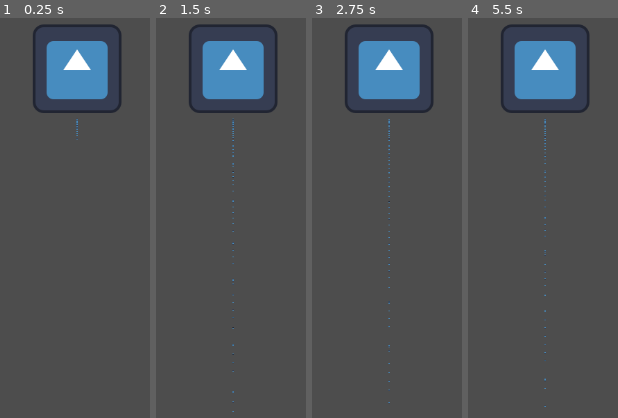
Above: before the commit, frames 1-4 (left to right).
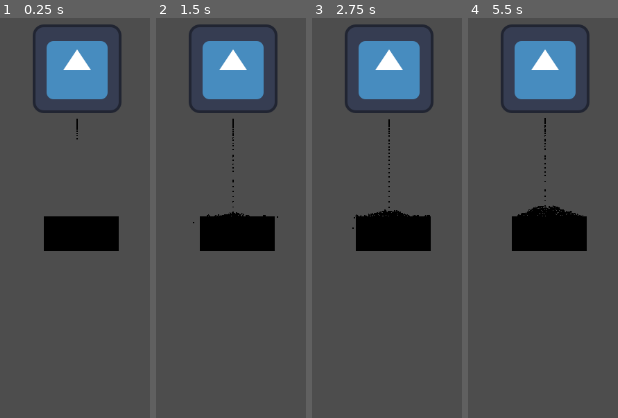
Above: after the commit, the same moments.

Repository: Kegak/WindSimulation_Team15
Game: Godot game, scene res://wind_generator.tscn
The game is run twice, just before and just after one commit, with the same random seed, the same clock (stepped at 60 frames per second) and the same inputs. The engine's default icon, where the game draws it, is replaced by a stand-in: a white triangle on a blue panel in a dark square.
Inputs:
- Up to frame 1 (0.25 s): no input
- Up to frame 2 (1.5 s): tap Enter at 0.5 s; tap Space at 1.25 s
- Up to frame 3 (2.75 s): tap Enter at 2 s
- Up to frame 4 (5.5 s): tap Space at 2.75 s; tap Enter at 4.25 s

The runs differ from the first frame. In frame 1, 4.4% of the frame differs, in the area x 29-80%, y 25-59%; in frame 2, 4.7%; in frame 3, 4.9%; in frame 4, 5.3%, in the area x 29-80%, y 25-98%.

Commit message:
additions
added a rectangle with collision and changed the particle sprite

Diff:
--- /dev/null
+++ b/rectange to collide.tscn
@@ -0,0 +1,16 @@
+[gd_scene load_steps=3 format=3 uid="uid://doub4togmlfpg"]
+
+[ext_resource type="Texture2D" uid="uid://cgu64qr4ic7k0" path="res://rectangle.png" id="1_7u4we"]
+
+[sub_resource type="RectangleShape2D" id="RectangleShape2D_jucq1"]
+size = Vector2(108, 50)
+
+[node name="RigidBody2D" type="RigidBody2D"]
+
+[node name="Sprite2D" type="Sprite2D" parent="."]
+position = Vector2(1.90735e-06, 0)
+scale = Vector2(0.212675, 0.219697)
+texture = ExtResource("1_7u4we")
+
+[node name="CollisionShape2D" type="CollisionShape2D" parent="."]
+shape = SubResource("RectangleShape2D_jucq1")
--- a/wind_generator.tscn
+++ b/wind_generator.tscn
@@ -1,7 +1,8 @@
-[gd_scene load_steps=3 format=3 uid="uid://d1qkekq6jgf4c"]
+[gd_scene load_steps=4 format=3 uid="uid://d1qkekq6jgf4c"]
 
 [ext_resource type="Texture2D" uid="uid://cv0nvbe4p112d" path="res://icon.svg" id="1_ppqta"]
 [ext_resource type="Script" path="res://wind_generator.gd" id="1_yu8vt"]
+[ext_resource type="PackedScene" uid="uid://doub4togmlfpg" path="res://rectange to collide.tscn" id="3_b2l6a"]
 
 [node name="WindGenerator" type="Area2D"]
 
@@ -9,3 +10,8 @@
 position = Vector2(512, 144)
 texture = ExtResource("1_ppqta")
 script = ExtResource("1_yu8vt")
+
+[node name="RigidBody2D" parent="." instance=ExtResource("3_b2l6a")]
+position = Vector2(518, 382)
+gravity_scale = 0.0
+freeze = true
--- a/wind_particle.tscn
+++ b/wind_particle.tscn
@@ -1,6 +1,6 @@
 [gd_scene load_steps=3 format=3 uid="uid://bd5faol2tuw8b"]
 
-[ext_resource type="Texture2D" uid="uid://cv0nvbe4p112d" path="res://icon.svg" id="1_heoiy"]
+[ext_resource type="Texture2D" uid="uid://dkde88rlug108" path="res://ballpng.png" id="1_7btf5"]
 
 [sub_resource type="CircleShape2D" id="CircleShape2D_r0npf"]
 radius = 1.0
@@ -8,8 +8,9 @@
 [node name="wind_particle" type="RigidBody2D"]
 
 [node name="Sprite2D" type="Sprite2D" parent="."]
-scale = Vector2(0.0128125, 0.0128125)
-texture = ExtResource("1_heoiy")
+position = Vector2(5.96046e-08, 5.96046e-08)
+scale = Vector2(0.00310397, 0.00310397)
+texture = ExtResource("1_7btf5")
 
 [node name="CollisionShape2D" type="CollisionShape2D" parent="."]
 shape = SubResource("CircleShape2D_r0npf")
Binary file added: ballpng.png
Not shown, added: ballpng.png.import
Binary file added: rectangle.png
Not shown, added: rectangle.png.import
